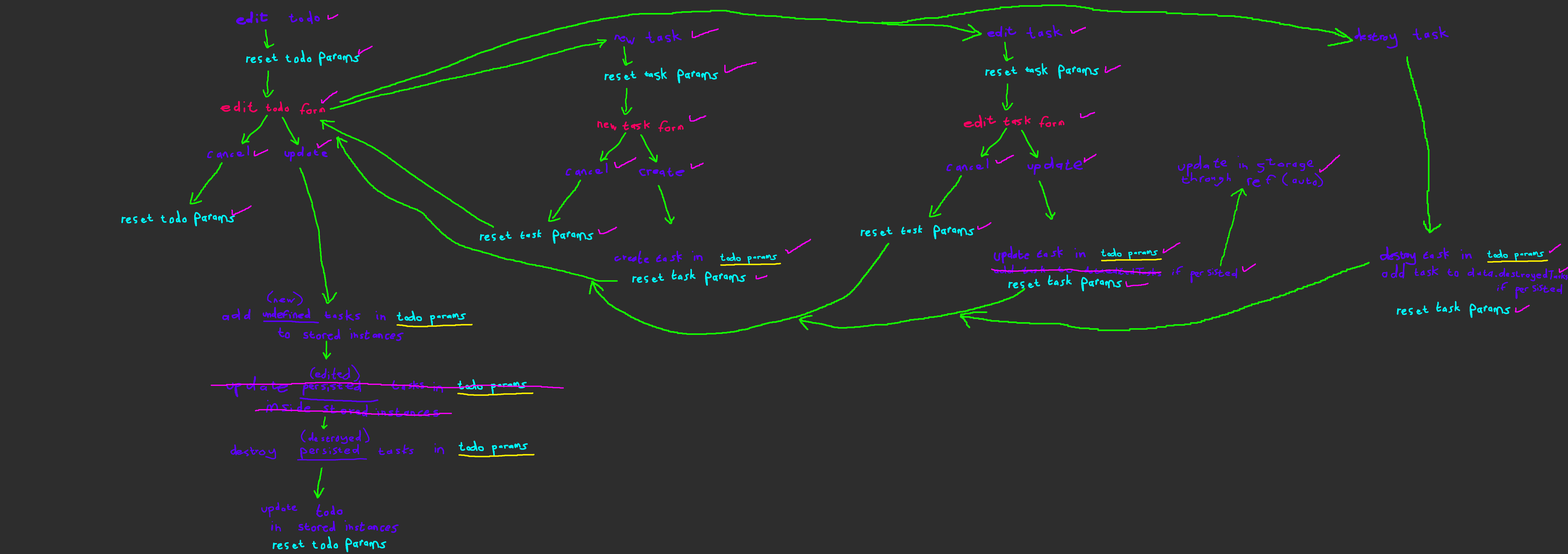
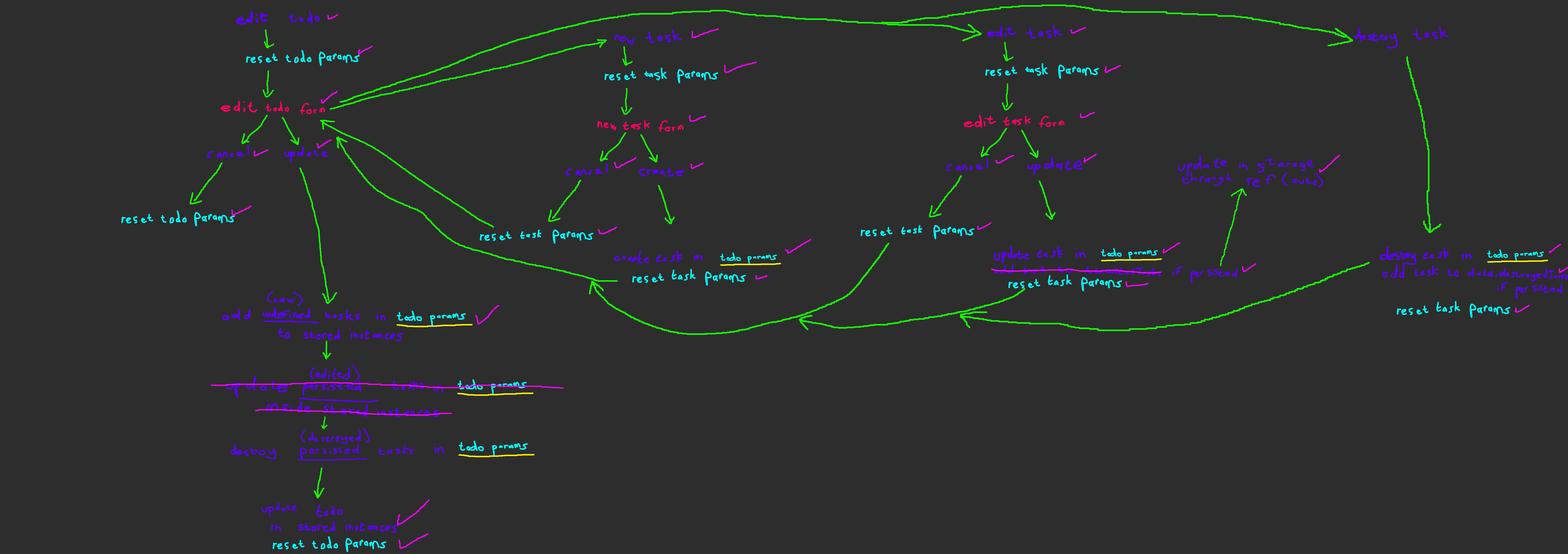
Layer changes from the first 1568 x 554 image to the second:
painted on "Paint Layer 2" over [396, 304, 500, 550]
